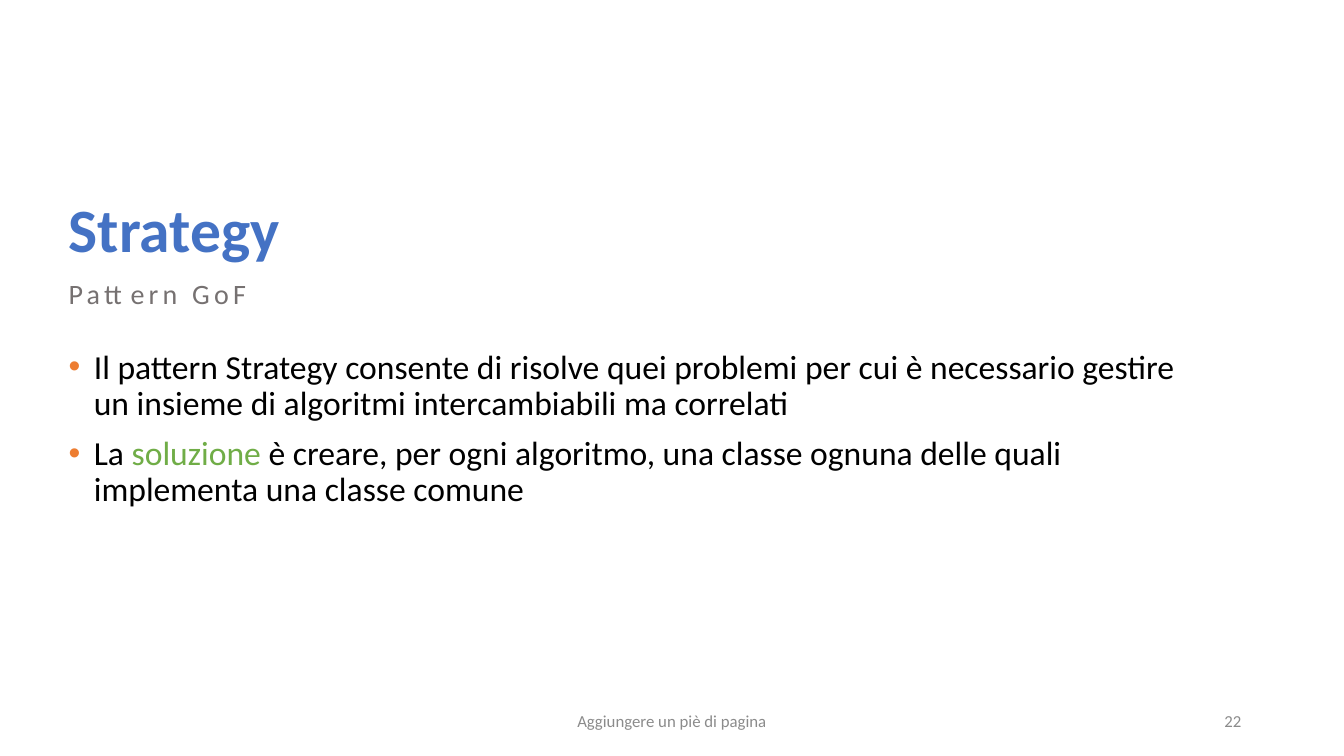
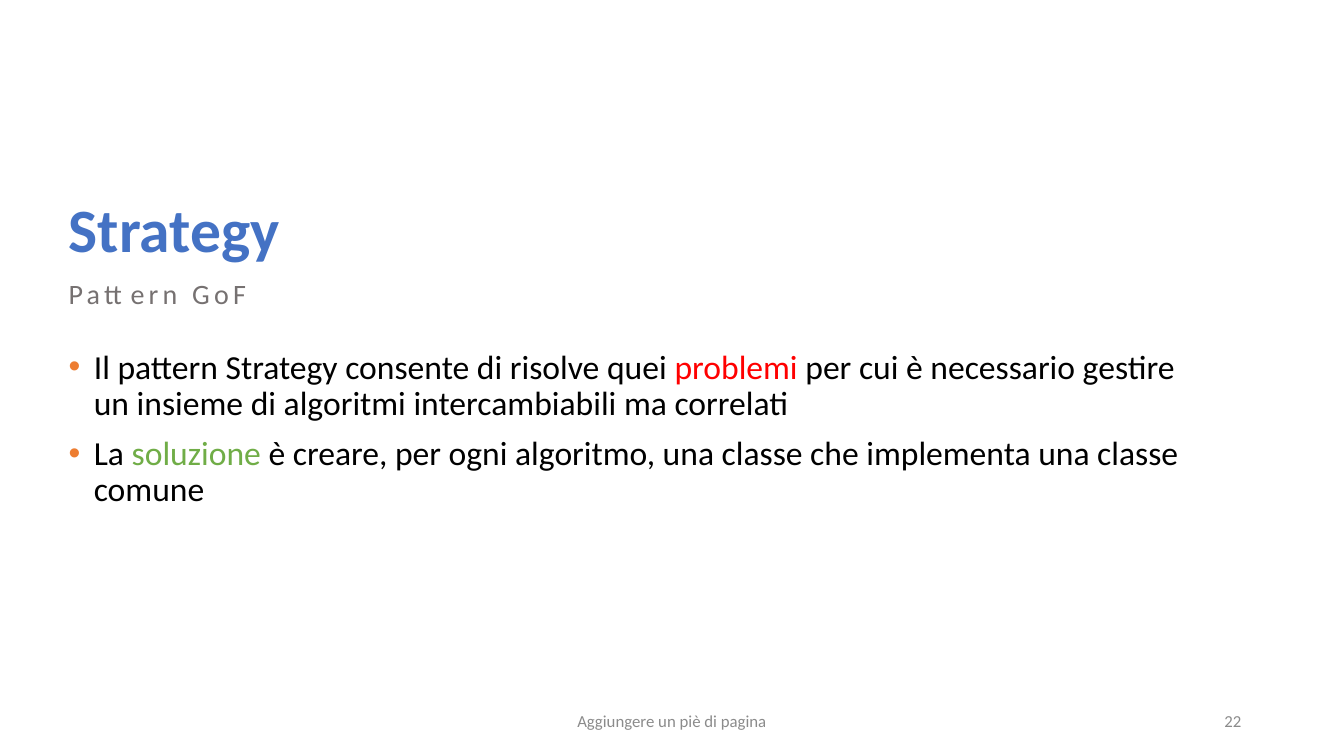
Before and after one commit to salvalai-matteo/EventBookDocumentation, a slide deck: slide 22 of Progetto Ingegneria SW.pptx. Drawn at 1344x756 pixels with LibreOffice and Linux fonts; fonts in the diff are those of the drawing. Boxes give left, top, right and bottom in pixels: in the first picture for what was removed or moved away, otherwise in the second. Text is boxed around its words. In the diff, an @@ line names an element or a change of style, - is before the commit and + after.

```diff
--- a/Progetto Ingegneria SW.pptx
+++ b/Progetto Ingegneria SW.pptx
@@ text at [94,355,1175,421]: text colour #000000 to #FF0000 in "problemi" @@
@@ text at [94,441,1178,502]: text changed @@
-• La soluzione è creare, per ogni algoritmo, una classe ognuna delle quali implementa una classe comune
+• La soluzione è creare, per ogni algoritmo, una classe che implementa una classe comune
```
Also in this commit, not shown: 14 other slides changed, 6 slides added.
